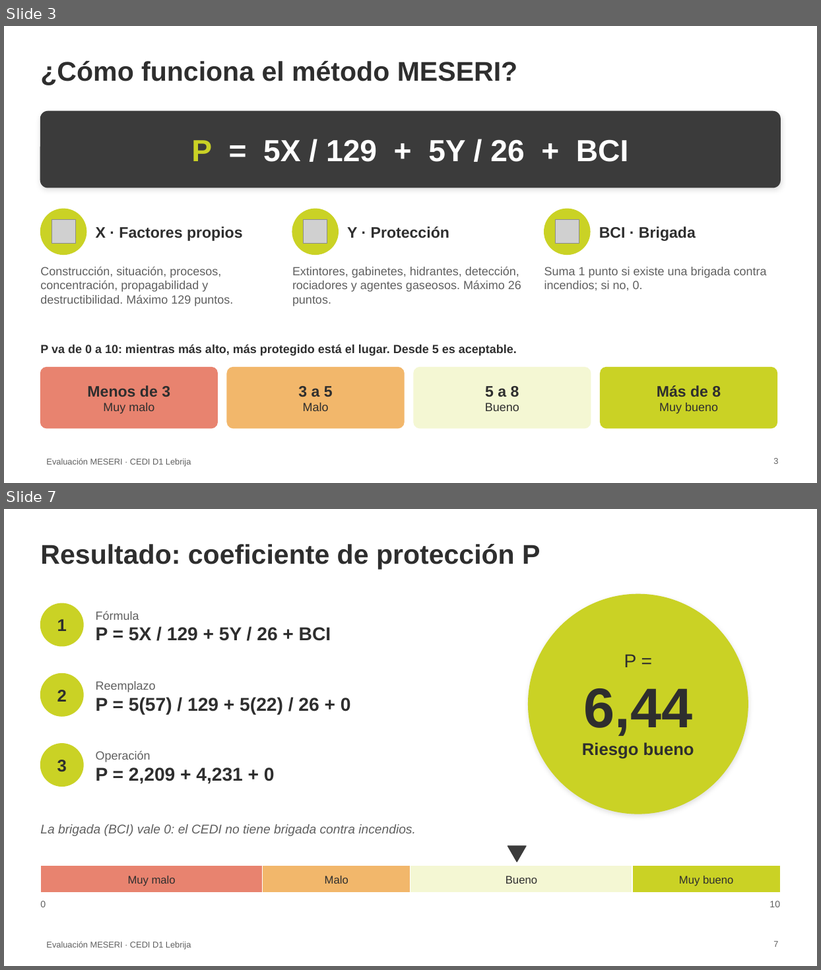
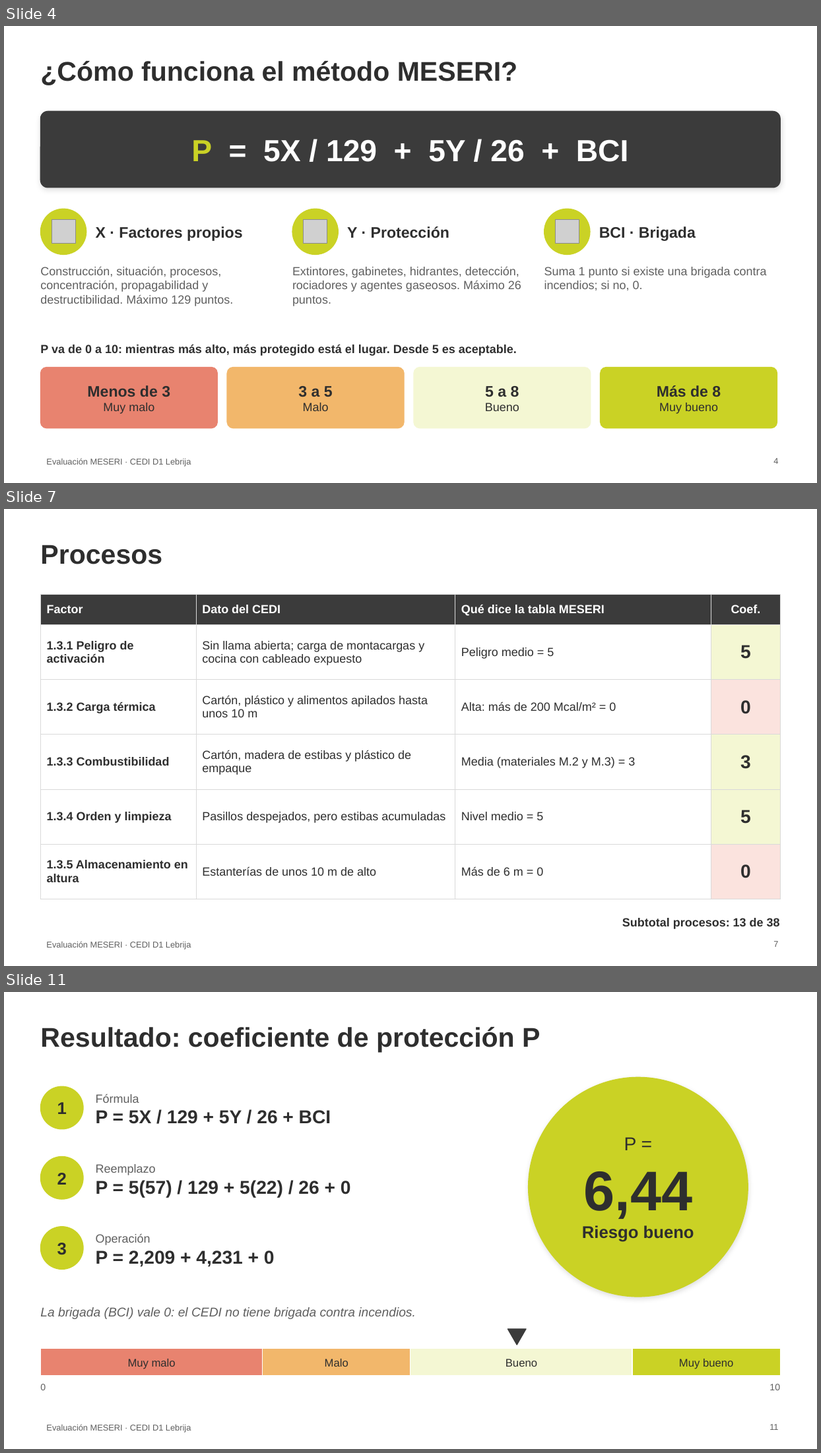
Before and after one commit to bgrados31/cedi-d1-lebrija, a slide deck: Angely_Osorio_SO_C2_E133_Exposicion.pptx. Shown one above the other, each under a label of ours: slides 3 and 7 before the commit, slides 4, 7 and 11 after it; the slides between them are not shown. The pictures are 821x970 and 821x1453 pixels, drawn with LibreOffice and Linux fonts; fonts in the diff are those of the drawing; grey boxes stand for pictures; background and template pictures are left out. Boxes give left, top, right and bottom in pixels: in the first picture for what was removed or moved away, otherwise in the second. Text is boxed around its words. In the diff, an @@ line names an element or a change of style, - is before the commit and + after.

```diff
--- a/Angely_Osorio_SO_C2_E133_Exposicion.pptx
+++ b/Angely_Osorio_SO_C2_E133_Exposicion.pptx
@@ slide 7 added at (4, 509, 817, 966), background #FFFFFF; not listed: 1 template element that a slide beside it also shows @@
@@ title added at (40, 545, 162, 564), 32 pt, text #2E2E2E, bold @@
+Procesos
@@ table added at (40, 594, 781, 885), 6 rows, 4 columns @@
+Factor | Dato del CEDI | Qué dice la tabla MESERI | Coef.
+1.3.1 Peligro de activación | Sin llama abierta; carga de montacargas y cocina con cableado expuesto | Peligro medio = 5 | 5
+1.3.2 Carga térmica | Cartón, plástico y alimentos apilados hasta unos 10 m | Alta: más de 200 Mcal/m² = 0 | 0
+1.3.3 Combustibilidad | Cartón, madera de estibas y plástico de empaque | Media (materiales M.2 y M.3) = 3 | 3
+1.3.4 Orden y limpieza | Pasillos despejados, pero estibas acumuladas | Nivel medio = 5 | 5
+1.3.5 Almacenamiento en altura | Estanterías de unos 10 m de alto | Más de 6 m = 0 | 0
@@ text added at (622, 918, 780, 929), 14 pt, text #2E2E2E, bold @@
+Subtotal procesos: 13 de 38
@@ page number added at (774, 941, 778, 947), 10 pt, text #5F5F5F @@
+7
@@ what was slide 3 is now slide 4 @@
@@ page number at (774, 458, 778, 464): text changed @@
-3
+4
@@ what was slide 7 is now slide 11 @@
@@ page number at (770, 1424, 778, 1430): text changed @@
-7
+11
```
Also in this commit, not shown: 2 slides changed, 8 other slides added, 2 slides removed, 1 other file.
